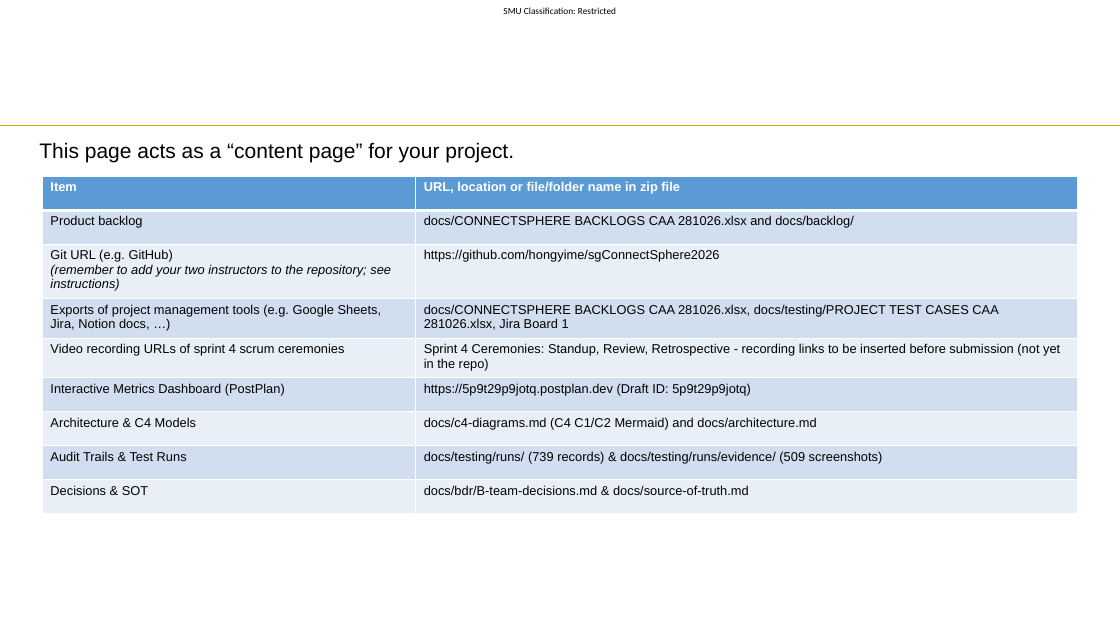
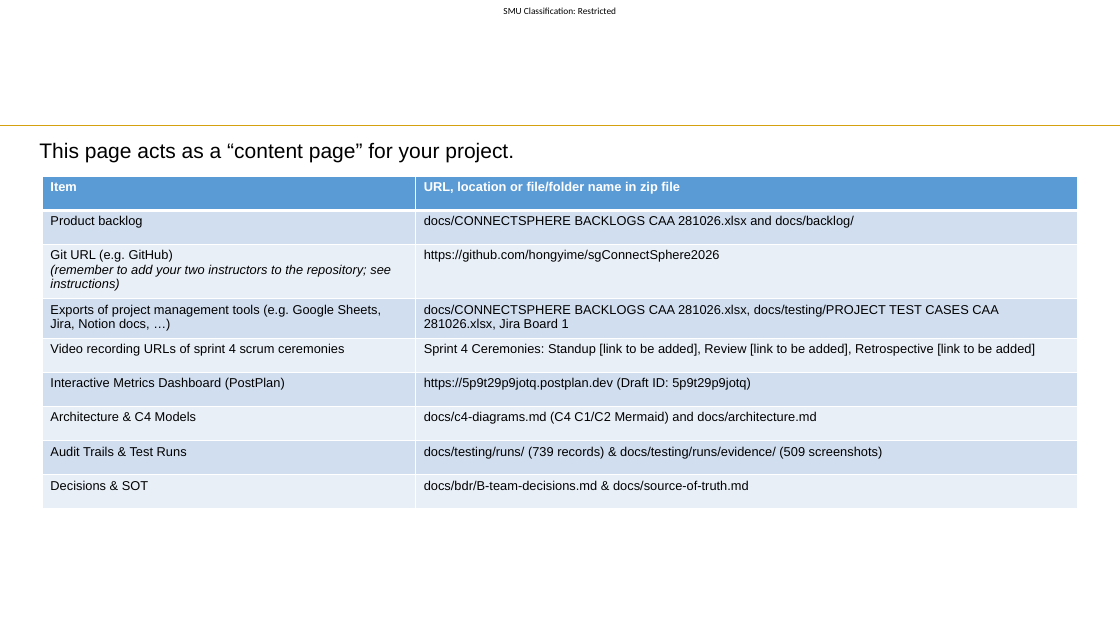
Before and after one commit to hongyime/sgConnectSphere2026, a slide deck: slide 2 of docs/slides/presentation/Week 11 Presentation.pptx. Drawn at 1120x630 pixels with LibreOffice and Linux fonts; fonts in the diff are those of the drawing; background and template pictures are left out. Boxes give left, top, right and bottom in pixels: in the first picture for what was removed or moved away, otherwise in the second. Text is boxed around its words. In the diff, an @@ line names an element or a change of style, - is before the commit and + after.

```diff
--- a/docs/slides/presentation/Week 11 Presentation.pptx
+++ b/docs/slides/presentation/Week 11 Presentation.pptx
@@ table at box(42, 176, 1078, 607) @@
-row 5, column 2: Sprint 4 Ceremonies: Standup, Review, Retrospective - recording links to be inserted before submission (not yet in the repo)
+row 5, column 2: Sprint 4 Ceremonies: Standup [link to be added], Review [link to be added], Retrospective [link to be added]
```
Also in this commit, not shown: 7 other slides changed, 1 other file.
